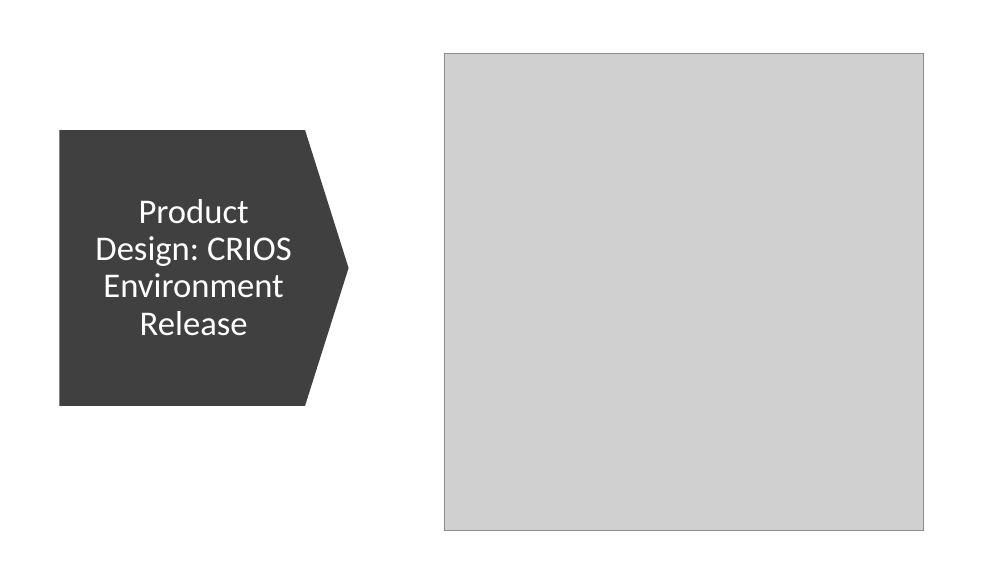
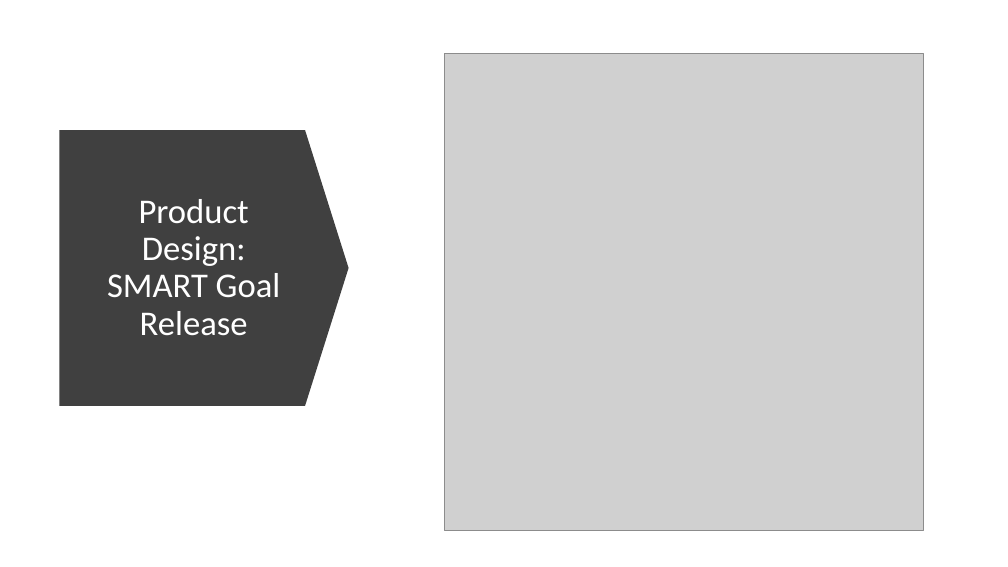
Before and after one commit to JCam98/MITgcm-solver, a slide deck: slide 7 of deliverables/product_design_overview.pptx (slide 5 before the commit). Drawn at 1008x567 pixels with LibreOffice and Linux fonts; fonts in the diff are those of the drawing; grey boxes stand for pictures. Boxes give left, top, right and bottom in pixels: in the first picture for what was removed or moved away, otherwise in the second. Text is boxed around its words. In the diff, an @@ line names an element or a change of style, - is before the commit and + after.

Commit message:
updated product_design_overview project_requirements feasibility_analysis and GUI_Design_SM_0.1

```diff
--- a/deliverables/product_design_overview.pptx
+++ b/deliverables/product_design_overview.pptx
@@ title at bbox=[107, 199, 281, 336]: text changed @@
-Product Design: CRIOS Environment Release
+Product Design: SMART Goal Release
```
Also in this commit, not shown: 2 other slides changed, 4 slides added, 6 slides removed, 32 other files.
